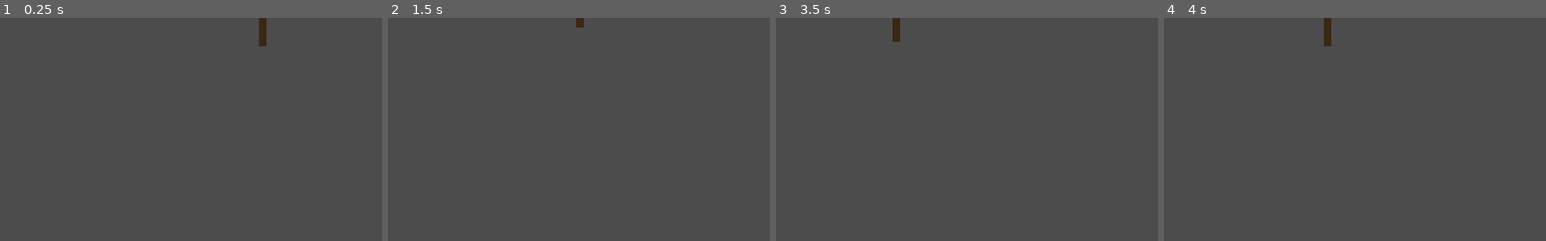
Above: before the commit, frames 1-4 (left to right).
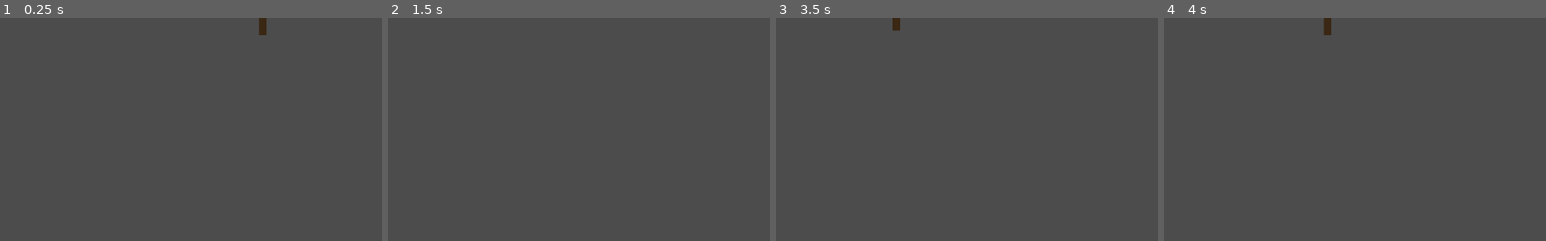
Above: after the commit, the same moments.

Repository: Cube-Number-Zero/Nutreants_attempt2
Game: Godot game, scene res://World.tscn
The game is run twice, just before and just after one commit, with the same random seed, the same clock (stepped at 60 frames per second) and the same inputs.
Inputs (mouse positions are % of the whole screen's width and height, from its top left):
- Up to frame 1 (0.25 s): no input
- Up to frame 2 (1.5 s): tap Enter at 0.5 s; move the mouse to (72, 45) at 0.52 s; hold Right (ui_right) 0.53-1.28 s; click (72, 45) at 0.67 s; move the mouse to (30, 55) at 1.27 s; hold Down (ui_down) from 1.28 s (still down); click (30, 55) at 1.42 s
- Up to frame 3 (3.5 s): tap Space at 2 s; move the mouse to (60, 28) at 2.02 s; release Down (ui_down) at 2.03 s; hold Right (ui_right) 2.03-2.78 s; click (60, 28) at 2.17 s; tap Enter at 2.75 s; move the mouse to (45, 70) at 2.77 s; hold Up (ui_up) from 2.78 s (still down); click (45, 70) at 2.92 s
- Up to frame 4 (4 s): tap Space at 3.5 s; move the mouse to (80, 65) at 3.52 s; release Up (ui_up) at 3.53 s; hold Left (ui_left) from 3.53 s (still down); click (80, 65) at 3.67 s
The pictures show only the part of the screen within x 16-66%, y 0-50%; the shares and areas given below are measured in that part.

The runs differ from the first frame. In frame 1, 0.1% of the frame differs, in the area x 67-70%, y 7-13%; in frame 2, less than 0.1%; in frame 3, 0.1%; in frame 4, 0.1%.

Commit message:
Day 1 Complete : Made collision less stupid, added function to find longest root route length

Diff:
--- a/roots_drawing.gd
+++ b/roots_drawing.gd
@@ -3,7 +3,7 @@
 
 # Declare member variables here.
 
-const MINIMUM_NODE_DISTANCE = 40 # How close adjacent root nodes can be (lowering this makes the vines more smooth at the cost of performance)
+const MINIMUM_NODE_DISTANCE = 25 # How close adjacent root nodes can be (lowering this makes the vines more smooth at the cost of performance)
 const MAXIMUM_DRAW_SNAP_DISTANCE = 40 # How close the cursor needs to be to a node to start drawing from it
 const MINIMUM_UNRELATED_NODE_DISTANCE = 50 # How close a root can grow to a seperate root
 const NEW_NODE = preload("res://tree_root_node.tscn")
@@ -12,9 +12,11 @@
 onready var parent_node = $tree_root_node
 var first_node_in_branch = true
 var drawing_branch_ID = ""
+var max_root_length = MINIMUM_NODE_DISTANCE # the longest root from the base of the tree; use this (at least partially) for resource consumption scaling
 
 # Called when the node enters the scene tree for the first time.
 func _ready():
+	# Create the first root node at the top of the screen
 	var new_node = NEW_NODE.instance()
 	$tree_root_node.add_child(new_node)
 	new_node.position = Vector2(0, MINIMUM_NODE_DISTANCE)
@@ -40,12 +42,18 @@
 			mouse_position.distance_squared_to(parent_node.get_global_position())
 
 		if squared_distance_from_parent_node >= pow(MINIMUM_NODE_DISTANCE, 2):
-			if $tree_root_node.test_collision(mouse_position,\
-					MINIMUM_UNRELATED_NODE_DISTANCE, parent_node.get_global_position()):
+			var ignored_node_list = [parent_node.get_global_position(), parent_node.get_parent().get_global_position(), parent_node.get_parent().get_parent().get_global_position()]
+			if parent_node.get_child_count() >= 2:
+				ignored_node_list.append(parent_node.get_child(1).get_global_position())
+				if parent_node.get_child(1).get_child_count() >= 2:
+					ignored_node_list.append(parent_node.get_child(1).get_child(1).get_global_position())
+			if $tree_root_node.test_collision(mouse_position, MINIMUM_UNRELATED_NODE_DISTANCE, ignored_node_list):
 
 				# The root being drawn collided with another root!
 				drawing = false
+				print("No!")
 			else:
+				# Create the next node
 				var new_node = NEW_NODE.instance()
 				parent_node.add_child(new_node)
 				new_node.position = mouse_position - parent_node.get_global_position()
@@ -58,5 +66,6 @@
 				# else:
 					# new_node.branch_ID = drawing_branch_ID
 
-
 				parent_node = new_node
+				# Recalculate the longest distance
+				max_root_length = $tree_root_node.get_longest_distance_from_origin()
--- a/tree_root_node.gd
+++ b/tree_root_node.gd
@@ -5,6 +5,7 @@
 var is_tree_origin = true
 var distance_from_origin = 0
 var branch_ID = "0"
+var longest_distance = 0
 # The branch ID differentiates nodes that have branched off in different ways.
 # Each time there is a fork in the root system, each path has a different number added to its ID
 # they look like this: 0.1.1.0.2.0
@@ -18,7 +19,7 @@
 	pass
 
 func get_closest_node_to_point(loc):
-	var own_result = [self, loc.distance_squared_to(self.get_global_position())]
+	var own_result = [self, loc.distance_squared_to(get_global_position())]
 	if get_child_count() == 1:
 		return own_result
 	elif get_child_count() == 2:
@@ -55,12 +56,29 @@
 func get_next_branch_ID():
 	return branch_ID + "." + str(get_child_count() - 1)
 
-func test_collision(loc, collision_distance, ignored_loc):
-	if self.get_global_position().distance_squared_to(loc) <= pow(collision_distance, 2):
-		if self.get_global_position() != ignored_loc:
+func test_collision(loc, collision_distance, ignored_locs):
+	if get_global_position().distance_squared_to(loc) <= pow(collision_distance, 2):
+		if not get_global_position() in ignored_locs:
 			return true
 	for childNode in get_children():
 		if childNode.name != "node_stuff":
-			if childNode.test_collision(loc, collision_distance, ignored_loc):
+			if childNode.test_collision(loc, collision_distance, ignored_locs):
 				return true
 	return false
+
+func get_longest_distance_from_origin():
+	if get_child_count() == 1:
+		return get_global_position().distance_to(get_parent().get_global_position())
+	var longest_child_distance = null
+	for childNode in get_children():
+		if childNode.name != "node_stuff":
+			var this_child_distance = childNode.get_longest_distance_from_origin()
+			this_child_distance += childNode.get_global_position().distance_to(get_global_position())
+			if longest_child_distance == null:
+				longest_child_distance = this_child_distance
+			else:
+				longest_child_distance = max(longest_child_distance, this_child_distance)
+	return longest_child_distance
+
+func update_line2D():
+	$node_stuff/Line2D.set_point_position(0, get_parent().get_global_position() - get_global_position())
